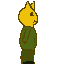
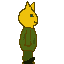
Revision of a layered (64, 64) image; what changed, layer by layer:
hid "step4" over [18, 1, 38, 64]
added layer "idle2" above "idle1" over [18, 1, 38, 64]